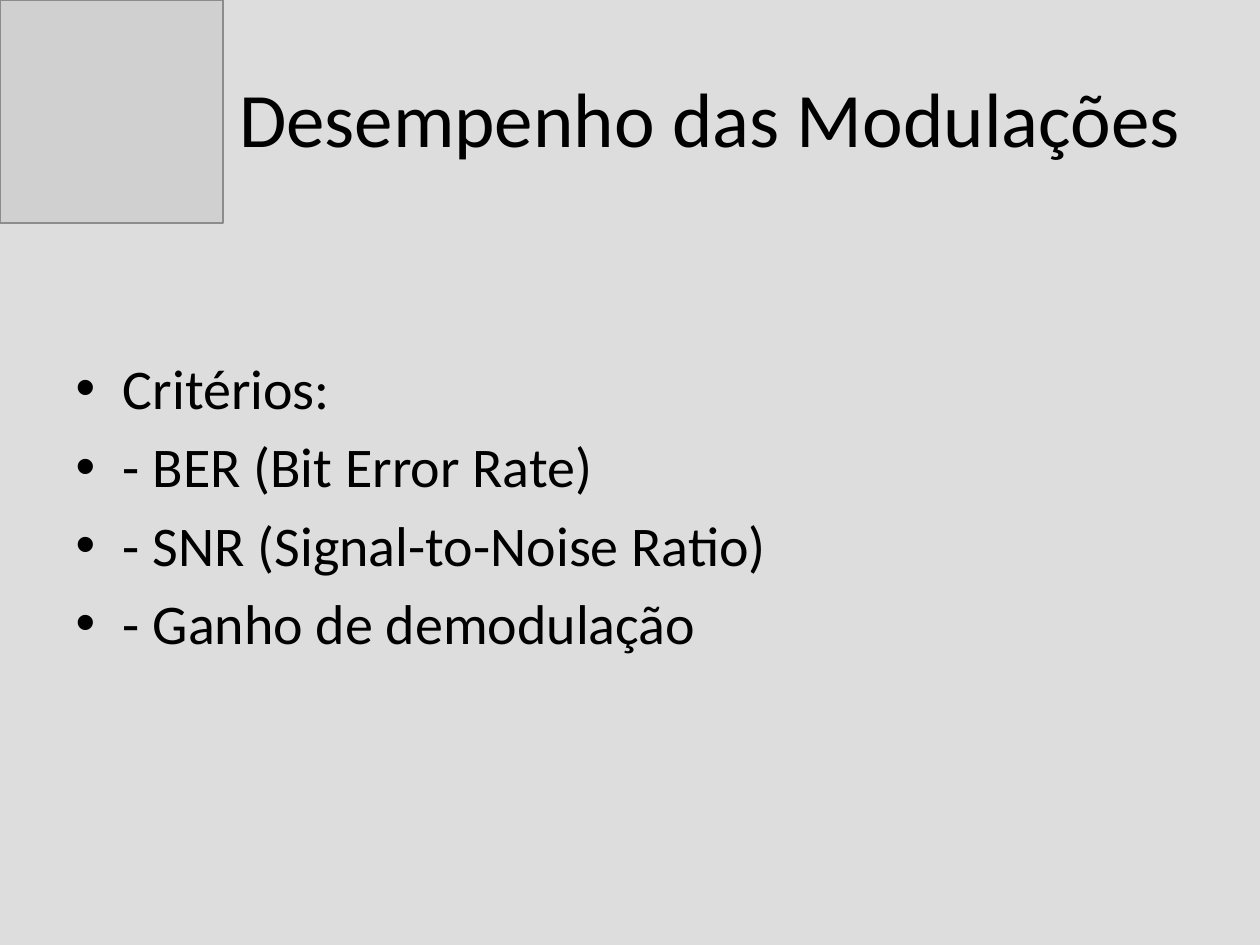
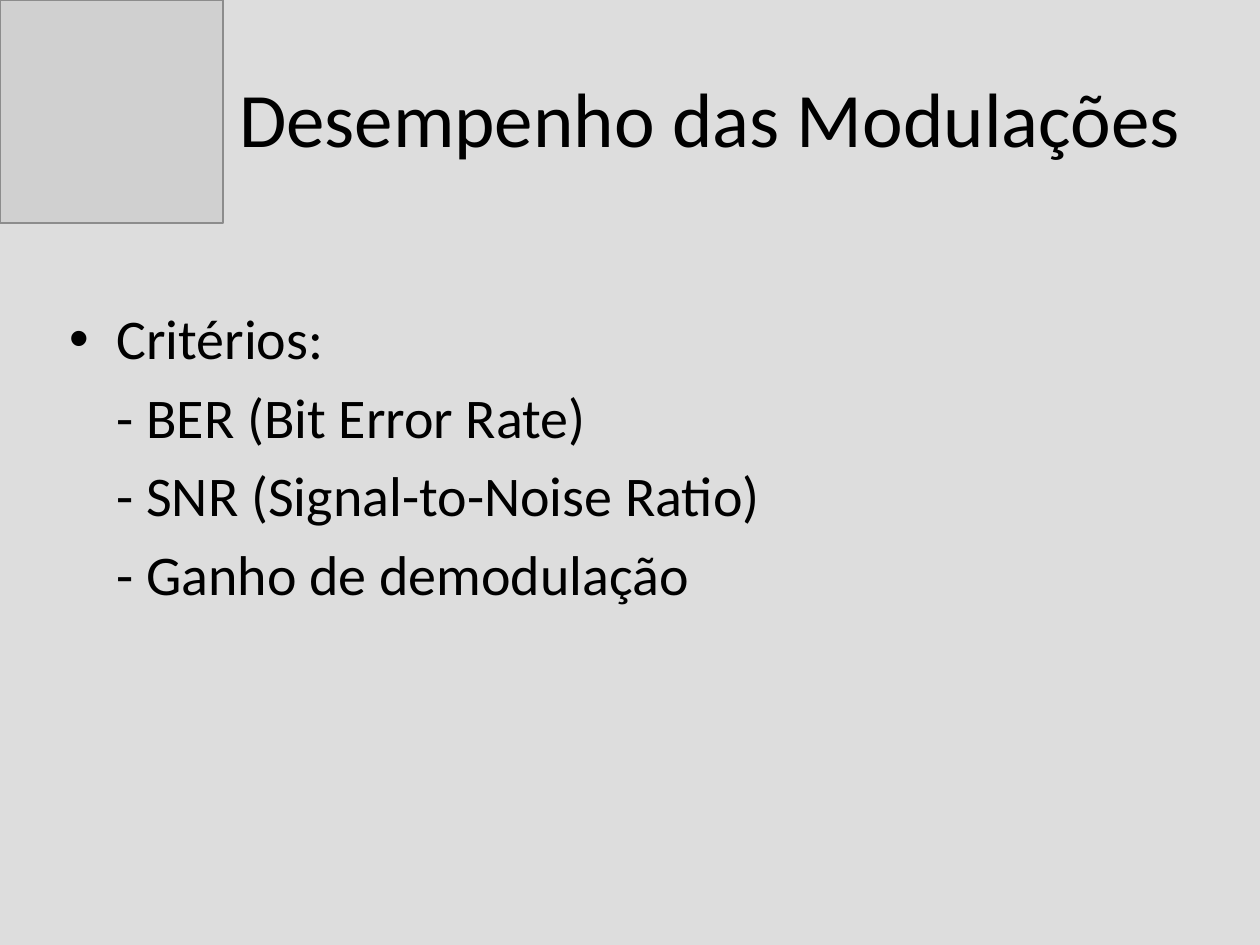
Before and after one commit to alenior/IFCE, a slide deck: slide 12 of P7/TV DIGITAL/modulacao_tv_digital.odp (slide 11 before the commit). Drawn at 1260x945 pixels with LibreOffice and Linux fonts; fonts in the diff are those of the drawing; grey boxes stand for pictures. Boxes give left, top, right and bottom in pixels: in the first picture for what was removed or moved away, otherwise in the second. Text is boxed around its words. In the diff, an @@ line names an element or a change of style, - is before the commit and + after.

```diff
--- a/P7/TV DIGITAL/modulacao_tv_digital.odp
+++ b/P7/TV DIGITAL/modulacao_tv_digital.odp
@@ text "Critérios:": place and size @@
-text "Critérios:" at (123, 370, 766, 654)
+text "Critérios:" at (116, 320, 759, 605)
@@ text at (146, 397, 759, 605): bullet • to none @@
```
Also in this commit, not shown: 6 other slides changed, 2 slides added, 1 slide removed, 6 other files.
